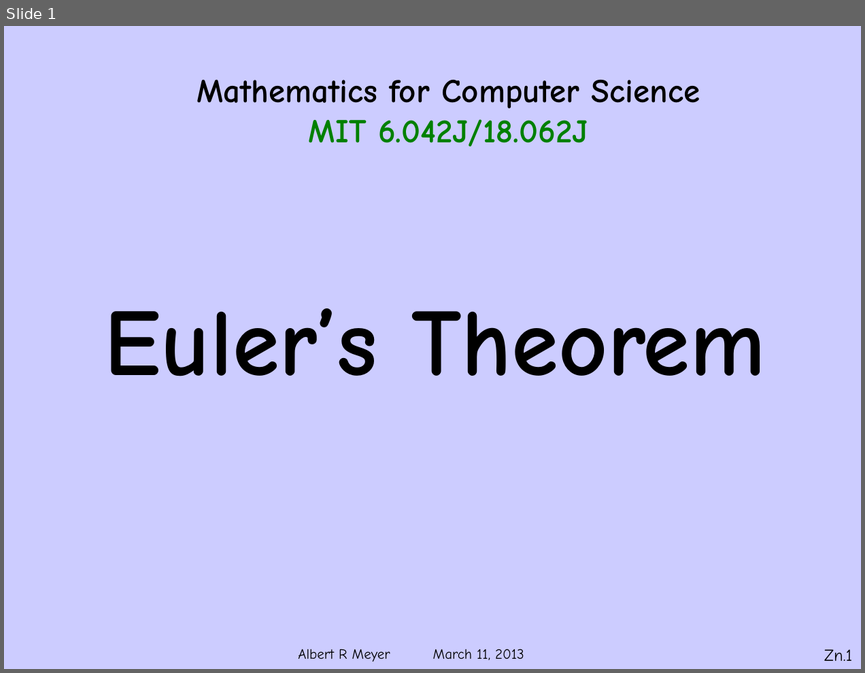
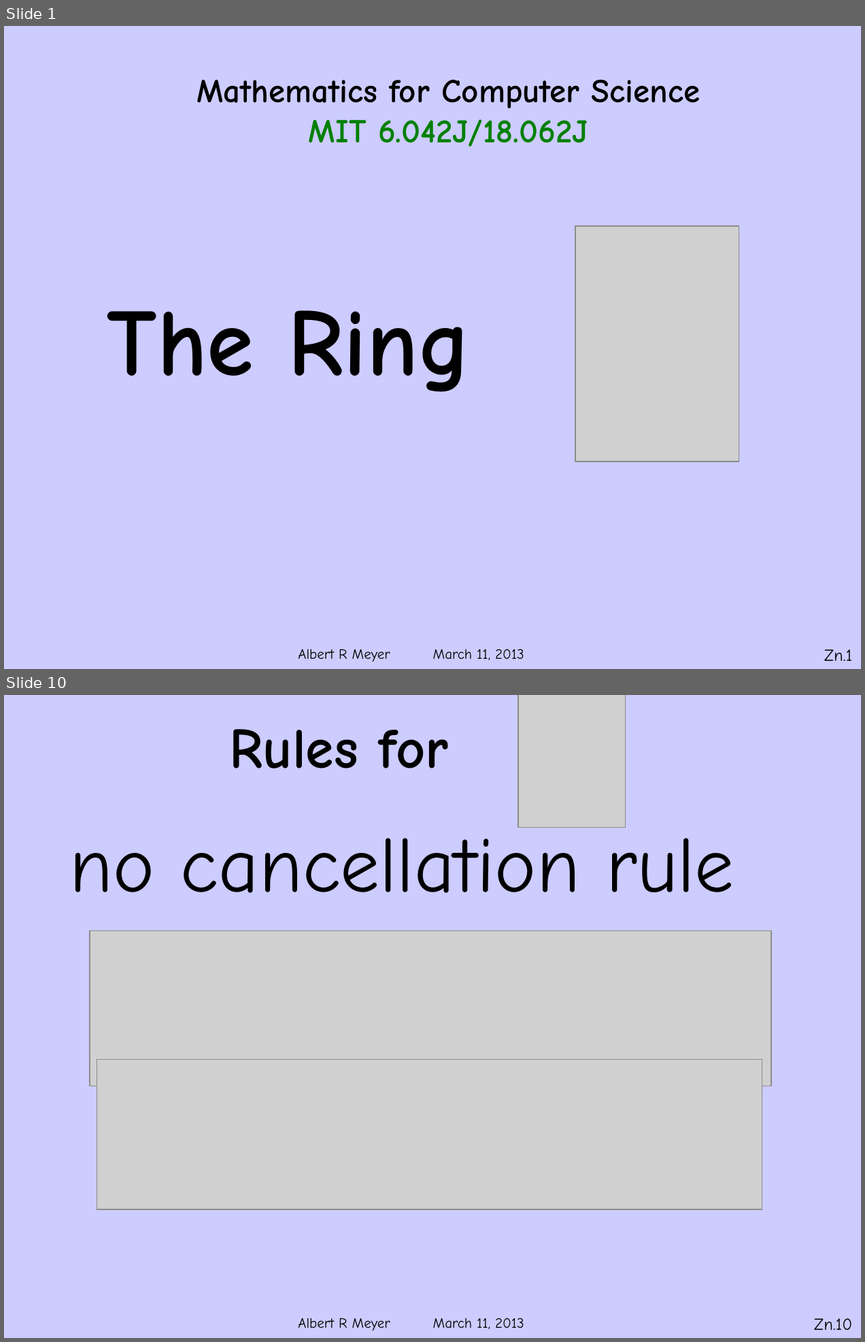
Before and after one commit to armeyer/mcs_web, a slide deck: spring13/slides13/Zmodn.pptx. Shown one above the other, each under a label of ours: slide 1 before the commit, slides 1 and 10 after it; the slides between them are not shown. The pictures are 865x673 and 865x1342 pixels, drawn with LibreOffice and Linux fonts; fonts in the diff are those of the drawing; grey boxes stand for pictures; background and template pictures are left out. Boxes give left, top, right and bottom in pixels: in the first picture for what was removed or moved away, otherwise in the second. Text is boxed around its words. In the diff, an @@ line names an element or a change of style, - is before the commit and + after.

```diff
--- a/spring13/slides13/Zmodn.pptx
+++ b/spring13/slides13/Zmodn.pptx
@@ slide 10 added at <box>4,695,861,1338</box>, background #CCCCFF; not listed: 1 template element that a slide beside it also shows @@
@@ picture added at <box>518,695,626,828</box> @@
@@ text added at <box>230,729,449,768</box>, 48 pt, text #000000, bold @@
+Rules for
@@ text added at <box>69,824,734,893</box>, 66 pt, text #000000 @@
+no cancellation rule
@@ picture added at <box>90,930,771,1086</box> @@
@@ picture added at <box>96,1059,762,1209</box> @@
@@ page number added at <box>814,1318,852,1329</box>, 14 pt, text #000000 @@
+Zn.10
@@ slide 1 changed as well @@
@@ picture added at <box>575,226,739,461</box> @@
@@ subtitle at <box>107,310,470,392</box>: text changed @@
-Euler’s Theorem
+The Ring
```
Also in this commit, not shown: 6 other slides changed, 18 other slides added, 7 slides removed.
